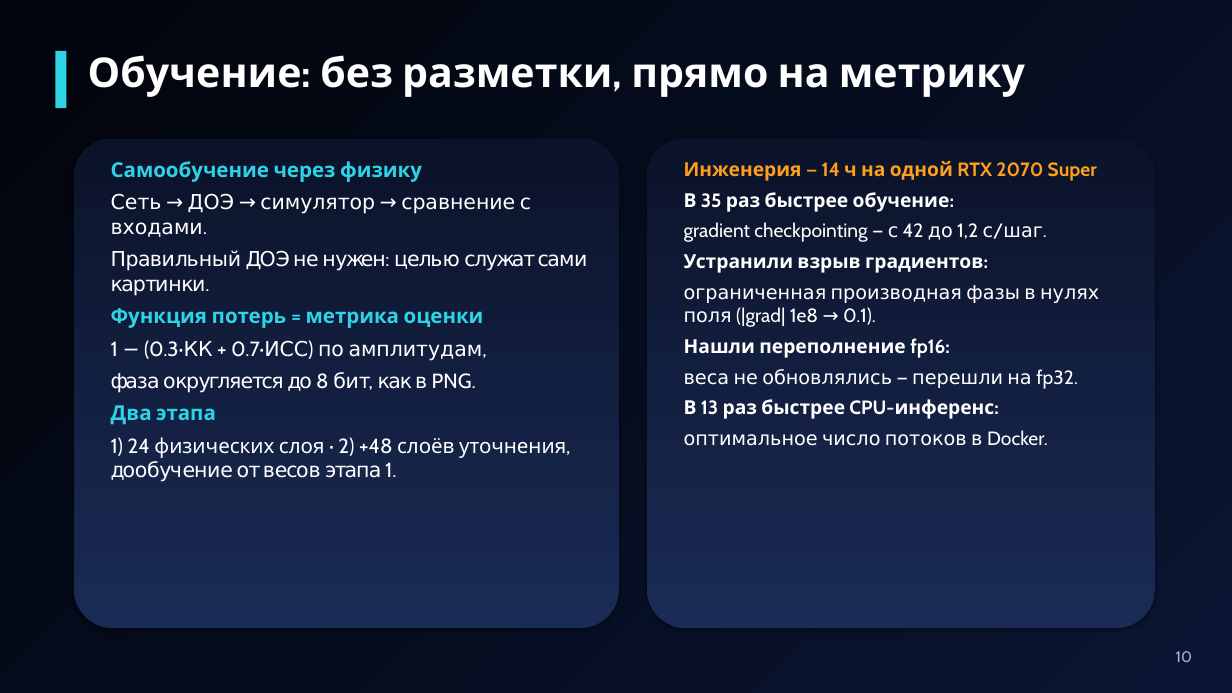
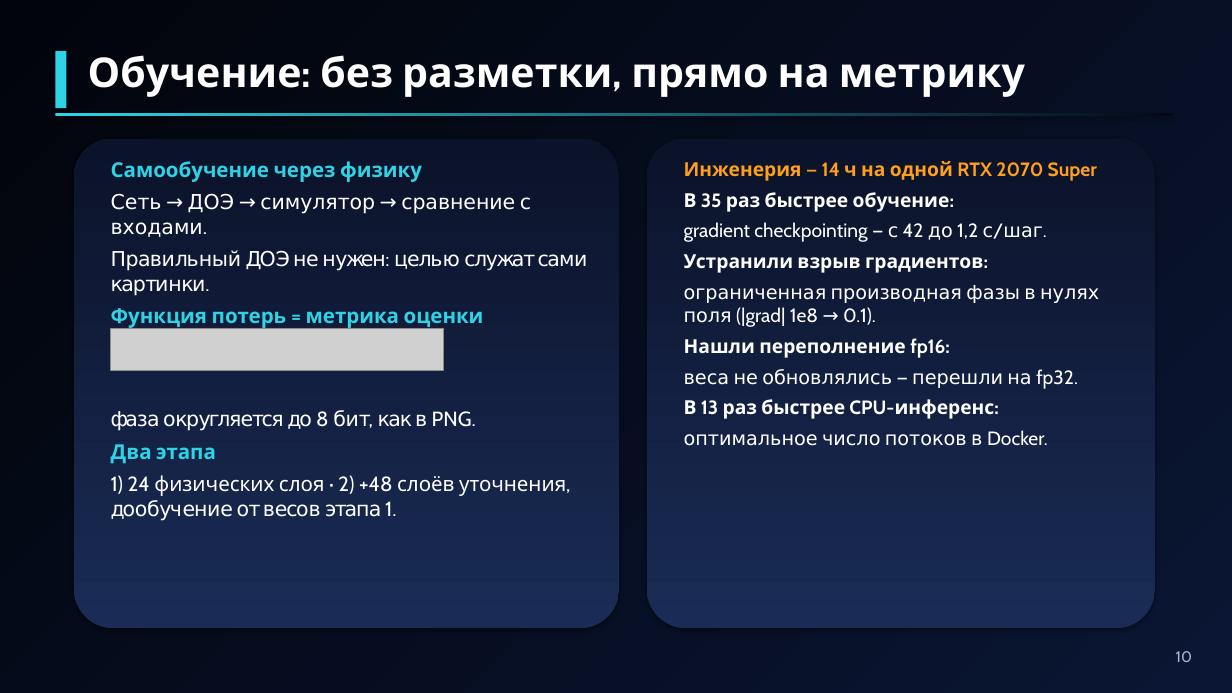
Before and after one commit to Gleb-Vlasov/doe-generation, a slide deck: slide 10 of presentation/DOE_presentation.pptx. Drawn at 1232x693 pixels with LibreOffice and Linux fonts; fonts in the diff are those of the drawing; grey boxes stand for pictures. Boxes give left, top, right and bottom in pixels: in the first picture for what was removed or moved away, otherwise in the second. Text is boxed around its words. In the diff, an @@ line names an element or a change of style, - is before the commit and + after.

```diff
--- a/presentation/DOE_presentation.pptx
+++ b/presentation/DOE_presentation.pptx
@@ rectangle added at (55, 113, 1174, 116), fill gradient #2ED3E6 to #040814 @@
@@ picture added at (111, 328, 444, 371) @@
@@ text at (111, 340, 483, 361): paragraph removed @@
-1 − (0.3·КК + 0.7·ИСС) по амплитудам,
```
Also in this commit, not shown: 13 other slides changed, 1 other file.
